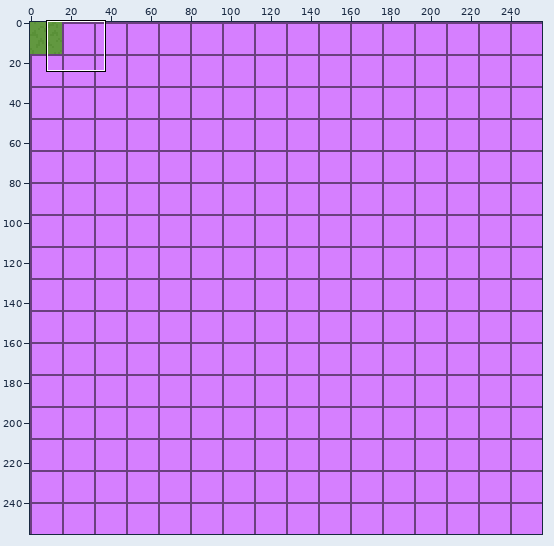
Sprite sheet -- src/main/resources/textures/terrain.png. Above: a wide view before the commit, with the close-up outlined.
Close-up. Before the commit:
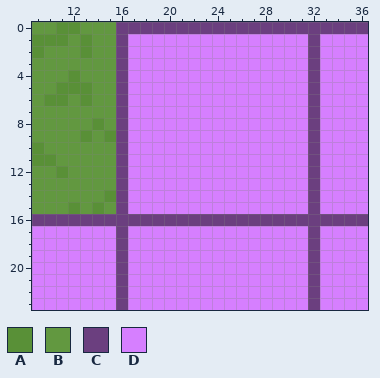
The file is 256x256 pixels. Colours within 5 levels of each other are drawn and written as one. Shown: x 9..36, y 0..23.
Palette (. is transparent): A #599037  B #629840  C #6b3f7f  D #d67fff
Pixels before, first column x 9:
 0 BBAABBBCCCCCCCCCCCCCCCCCCCCC
 1 AAABABBCDDDDDDDDDDDDDDDCDDDD
 2 ABBBABBCDDDDDDDDDDDDDDDCDDDD
 3 BBBBBBBCDDDDDDDDDDDDDDDCDDDD
 4 BBBABBBCDDDDDDDDDDDDDDDCDDDD
 5 BBAAABBCDDDDDDDDDDDDDDDCDDDD
 6 BAABABBCDDDDDDDDDDDDDDDCDDDD
 7 BBBBBBBCDDDDDDDDDDDDDDDCDDDD
 8 BBBBBABCDDDDDDDDDDDDDDDCDDDD
 9 BBBBABACDDDDDDDDDDDDDDDCDDDD
10 ABBBBBBCDDDDDDDDDDDDDDDCDDDD
11 AABBBBBCDDDDDDDDDDDDDDDCDDDD
12 BBABBBBCDDDDDDDDDDDDDDDCDDDD
13 BBBBBBBCDDDDDDDDDDDDDDDCDDDD
14 BBBBBBACDDDDDDDDDDDDDDDCDDDD
15 BBBABABCDDDDDDDDDDDDDDDCDDDD
16 CCCCCCCCCCCCCCCCCCCCCCCCCCCC
17 DDDDDDDCDDDDDDDDDDDDDDDCDDDD
18 DDDDDDDCDDDDDDDDDDDDDDDCDDDD
19 DDDDDDDCDDDDDDDDDDDDDDDCDDDD
20 DDDDDDDCDDDDDDDDDDDDDDDCDDDD
21 DDDDDDDCDDDDDDDDDDDDDDDCDDDD
22 DDDDDDDCDDDDDDDDDDDDDDDCDDDD
23 DDDDDDDCDDDDDDDDDDDDDDDCDDDD
And afterwards:
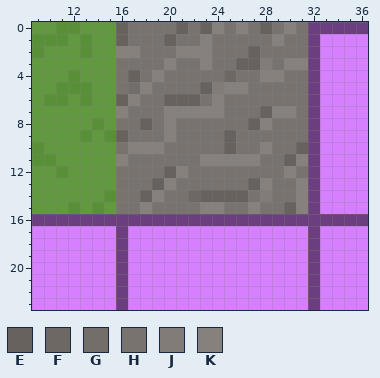
Colours new in this view: E #67625e  F #6e6864  G #736e6a  H #79736f  J #817c78  K #87817e
Change:
{"y":0,"x":16,"old":"CCCCCCCCCCCCCCCC","new":"EHHHHEHEKHKHEHKH"}
{"y":1,"x":16,"old":"CDDDDDDDDDDDDDDD","new":"EHHHEHHKHHHHHKHH"}
{"y":2,"x":16,"old":"CDDDDDDDDDDDDDDD","new":"KKHHHKKKHHHEHHHH"}
{"y":3,"x":16,"old":"CDDDDDDDDDDDDDDD","new":"HHHHKHHKHHEEJHKK"}
{"y":4,"x":16,"old":"CDDDDDDDDDDDDDDD","new":"HEHKHHHHHFHHKKHH"}
{"y":5,"x":16,"old":"CDDDDDDDDDDDDDDD","new":"HGKHHHHEJKKHHHHH"}
{"y":6,"x":16,"old":"CDDDDDDDDDDDDDDD","new":"EKHHEEEHKHHHHHHH"}
{"y":7,"x":16,"old":"CDDDDDDDDDDDDDDD","new":"KHHHKKKKKHHHEKKH"}
{"y":8,"x":16,"old":"CDDDDDDDDDDDDDDD","new":"HHEHKHHHHHHEKHHH"}
{"y":9,"x":16,"old":"CDDDDDDDDDDDDDDD","new":"EHHHKHHHHEHHHHHH"}
{"y":10,"x":16,"old":"CDDDDDDDDDDDDDDD","new":"HKKKHHHHHEHHKHHE"}
{"y":11,"x":16,"old":"CDDDDDDDDDDDDDDD","new":"KHHHHHHKKKKKHHEK"}
{"y":12,"x":16,"old":"CDDDDDDDDDDDDDDD","new":"HHHHEKHHHHHHHHKH"}
{"y":13,"x":16,"old":"CDDDDDDDDDDDDDDD","new":"HHHEKHHHHHHEKHHK"}
{"y":14,"x":16,"old":"CDDDDDDDDDDDDDDD","new":"HHEKHHFEEEEHJHHK"}
{"y":15,"x":16,"old":"CDDDDDDDDDDDDDDD","new":"HHKHHHHKKHHKHHEK"}
{"label":"changed","picture_box":[116,22,308,214]}
